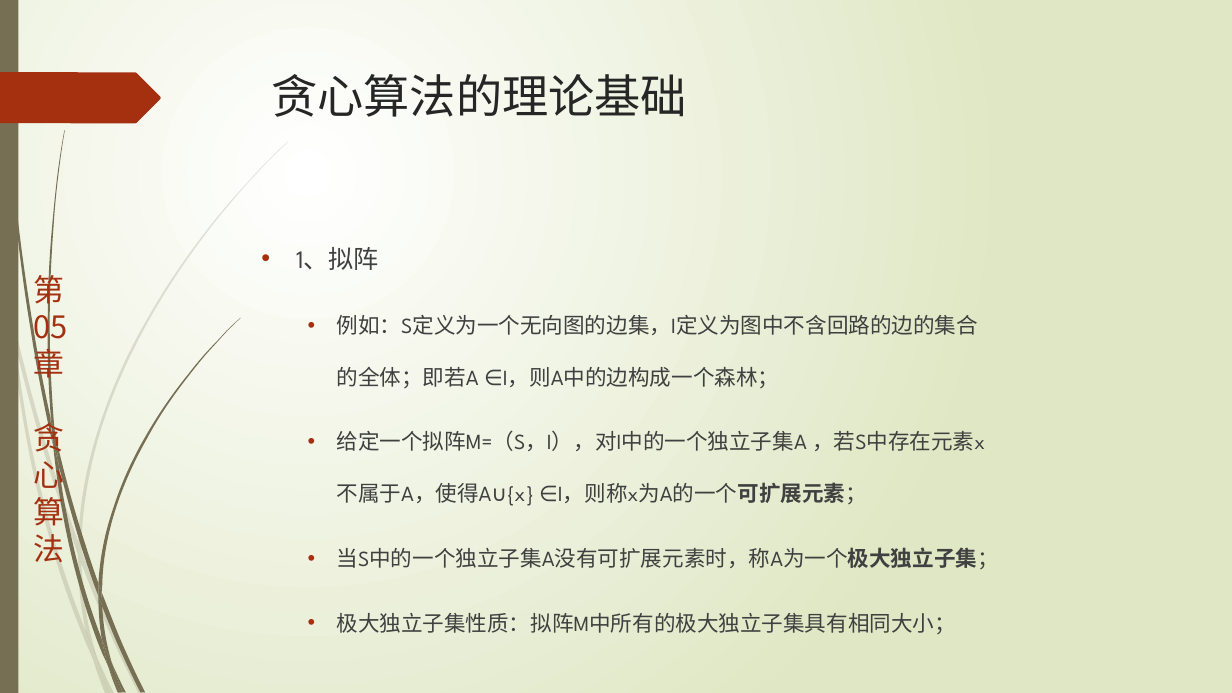
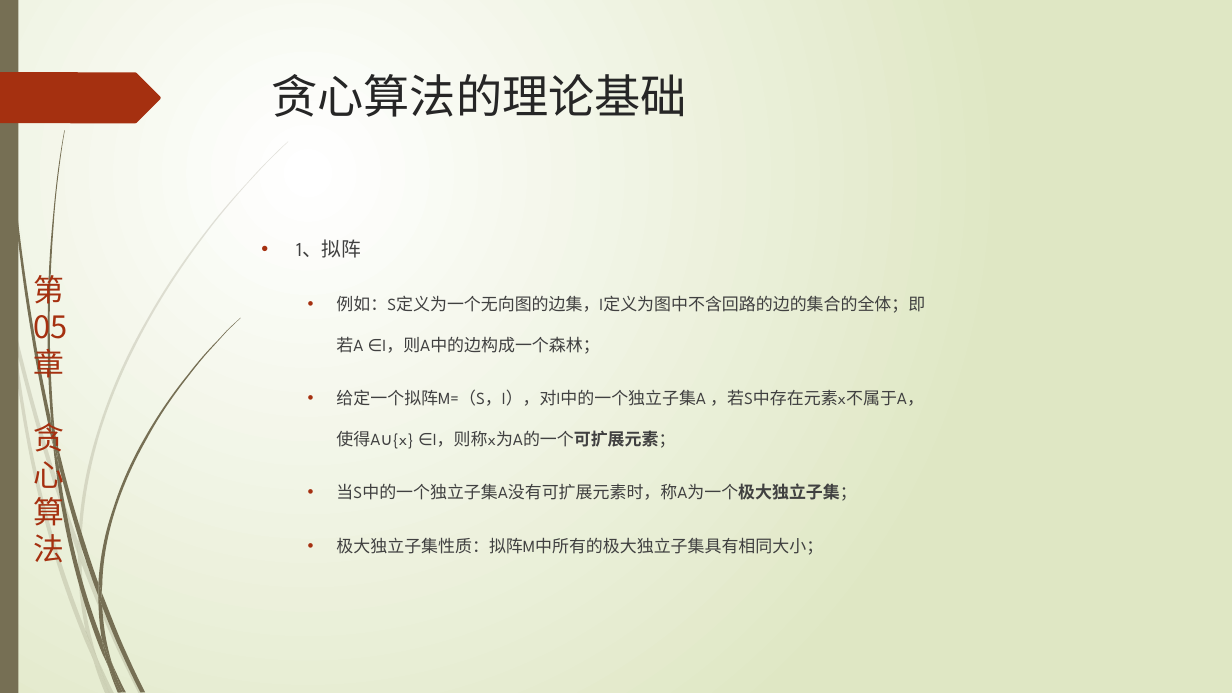
Before and after one commit to TeacherPeng/AlgorithmDesign, a slide deck: slide 16 of 教案/第05章.贪心算法.pptx. Drawn at 1232x693 pixels with LibreOffice and Linux fonts; fonts in the diff are those of the drawing. Boxes give left, top, right and bottom in pixels: in the first picture for what was removed or moved away, otherwise in the second. Text is boxed around its words. In the diff, an @@ line names an element or a change of style, - is before the commit and + after.

```diff
--- a/教案/第05章.贪心算法.pptx
+++ b/教案/第05章.贪心算法.pptx
@@ text "1、拟阵" at (296,239,925,555): size 19.6 to 15.4 pt in "1、拟阵"; size 16.8 to 13.2 pt @@
```
Also in this commit, not shown: 4 other slides changed, 1 slide added, 2 other files.
